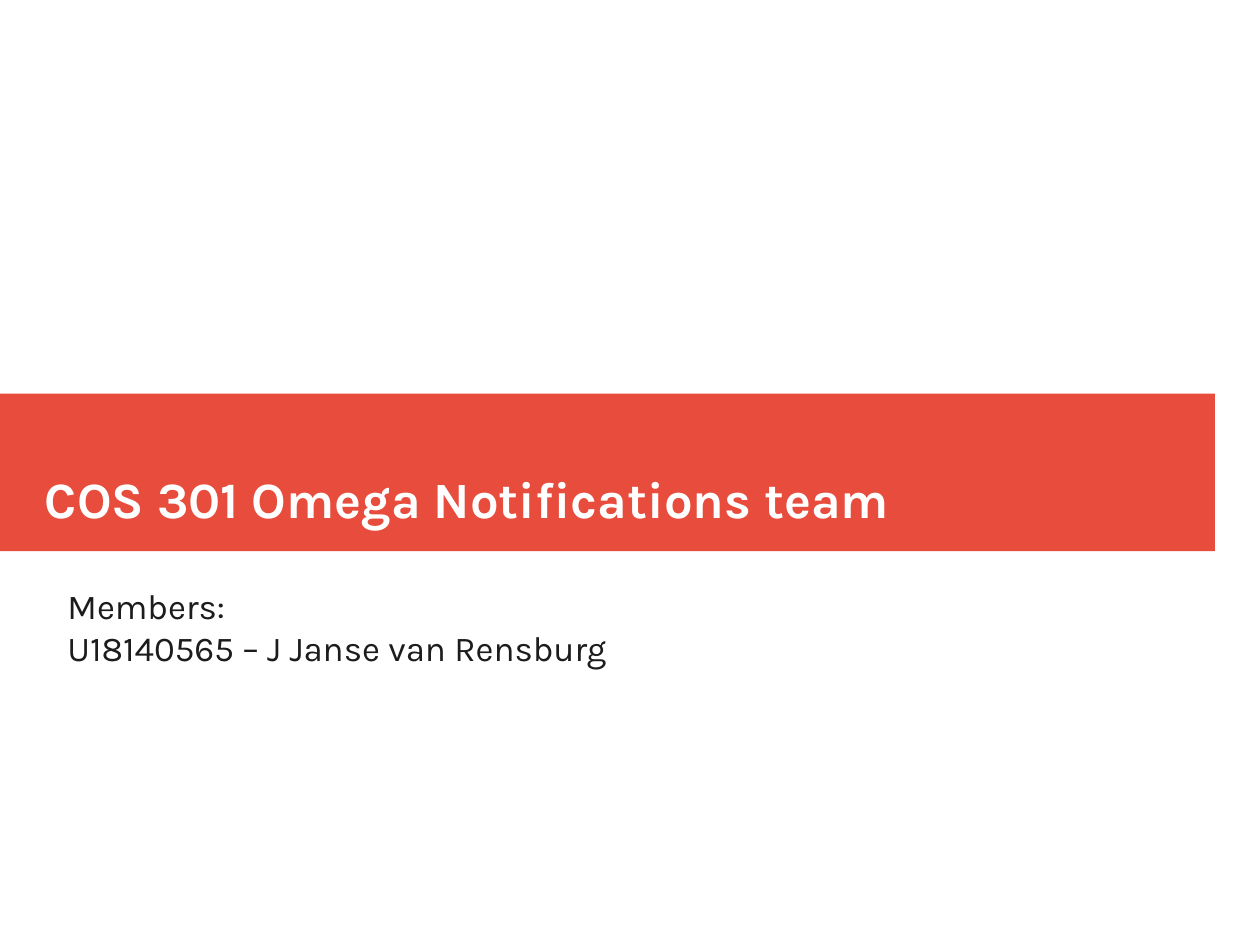
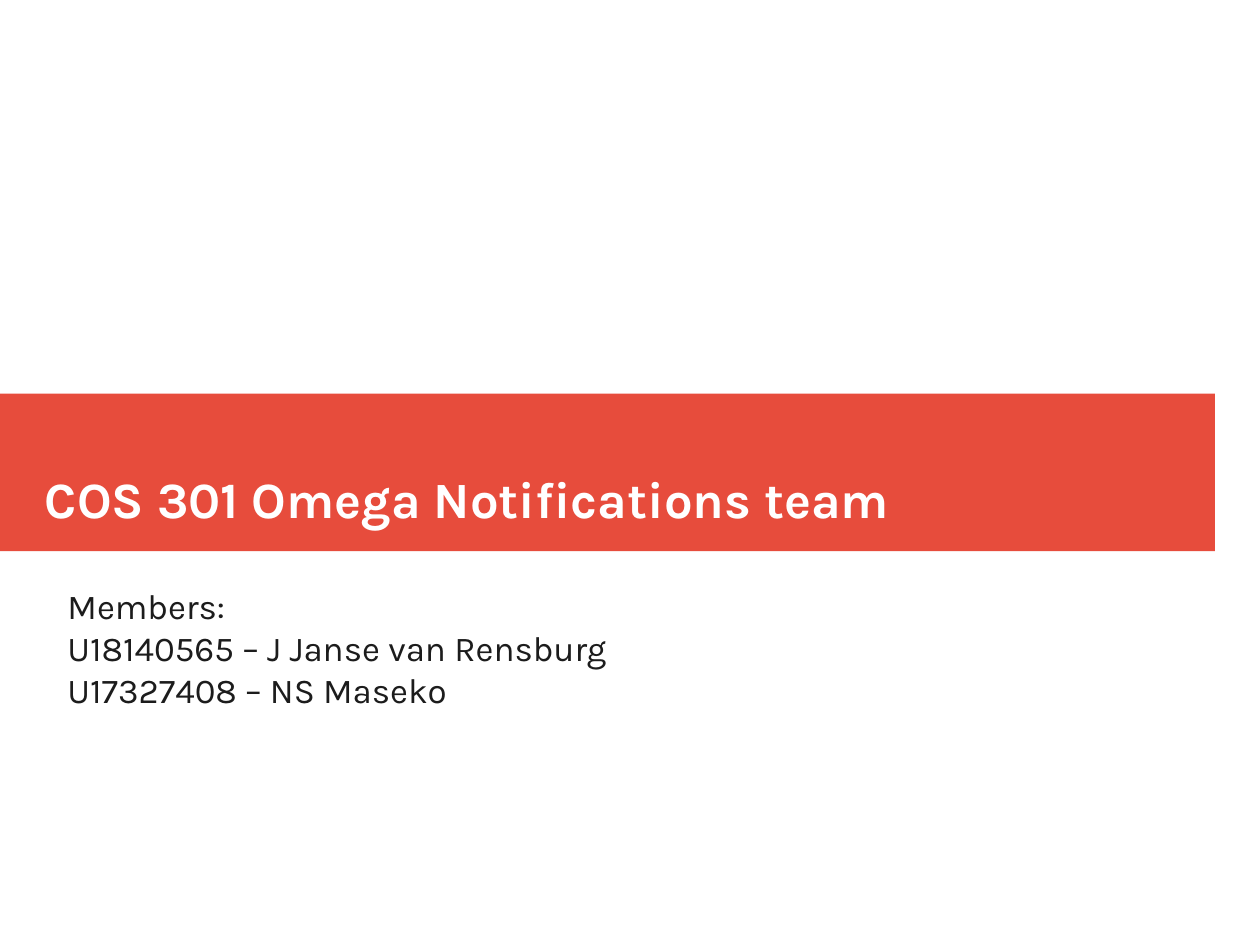
Before and after one commit to TNSelahle/Mouthpiece, a slide deck: slide 1 of Notifications/COS301_Omega_Notifications_Demo2.odp. Drawn at 1260x945 pixels with LibreOffice and Linux fonts; fonts in the diff are those of the drawing. Boxes give left, top, right and bottom in pixels: in the first picture for what was removed or moved away, otherwise in the second. Text is boxed around its words. In the diff, an @@ line names an element or a change of style, - is before the commit and + after.

```diff
--- a/Notifications/COS301_Omega_Notifications_Demo2.odp
+++ b/Notifications/COS301_Omega_Notifications_Demo2.odp
@@ subtitle at (67,679,447,704): paragraph added @@
+U17327408 – NS Maseko
```
Also in this commit, not shown: 2 other slides changed.
